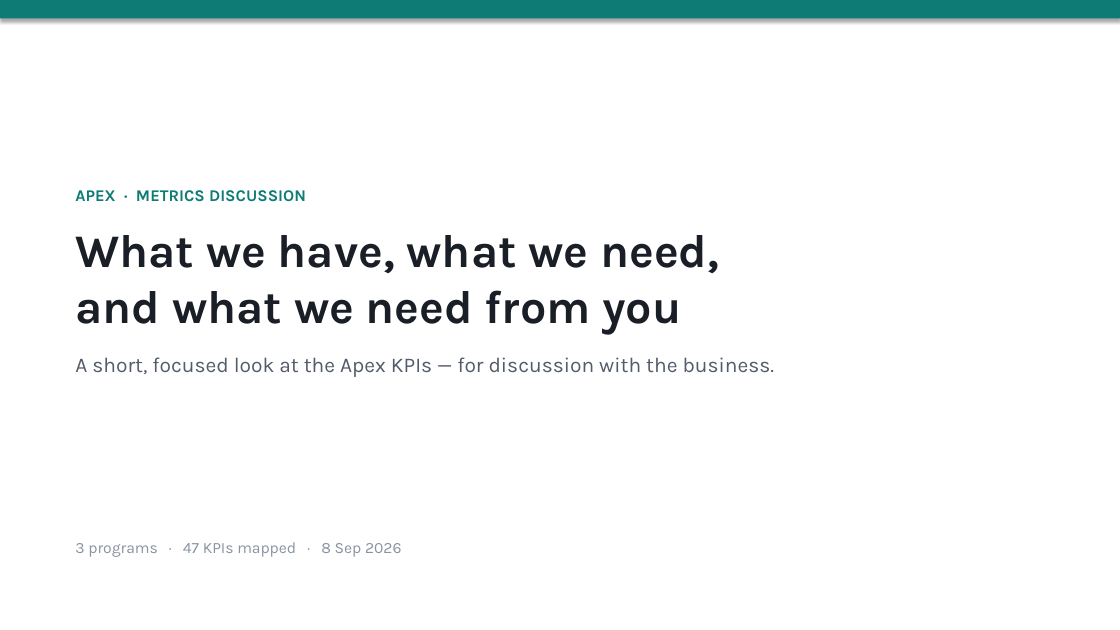
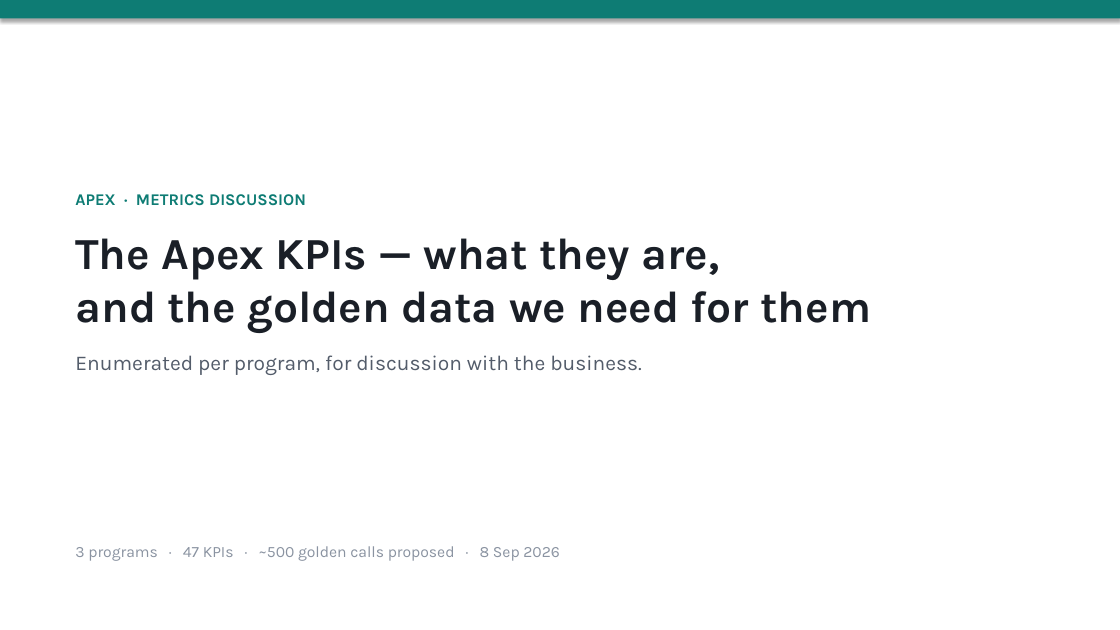
Before and after one commit to shyamanugu/LLMOps, a slide deck: slide 1 of usecases/ai_pipeline 2/docs/Apex_Metrics_Discussion.pptx. Drawn at 1120x630 pixels with LibreOffice and Linux fonts; fonts in the diff are those of the drawing. Boxes give left, top, right and bottom in pixels: in the first picture for what was removed or moved away, otherwise in the second. Text is boxed around its words. In the diff, an @@ line names an element or a change of style, - is before the commit and + after.

```diff
--- a/usecases/ai_pipeline 2/docs/Apex_Metrics_Discussion.pptx
+++ b/usecases/ai_pipeline 2/docs/Apex_Metrics_Discussion.pptx
@@ text at (75, 238, 872, 375): text changed; size 18 to 38 pt; text colour #535C6A to #1A1F27; bold on @@
-What we have, what we need,
-and what we need from you
-A short, focused look at the Apex KPIs — for discussion with the business.
+The Apex KPIs — what they are,
+and the golden data we need for them
+Enumerated per program, for discussion with the business.
@@ text at (75, 546, 559, 561): text changed @@
-3 programs · 47 KPIs mapped · 8 Sep 2026
+3 programs · 47 KPIs · ~500 golden calls proposed · 8 Sep 2026
```
Also in this commit, not shown: 2 other slides changed, 6 slides added, 5 slides removed.
